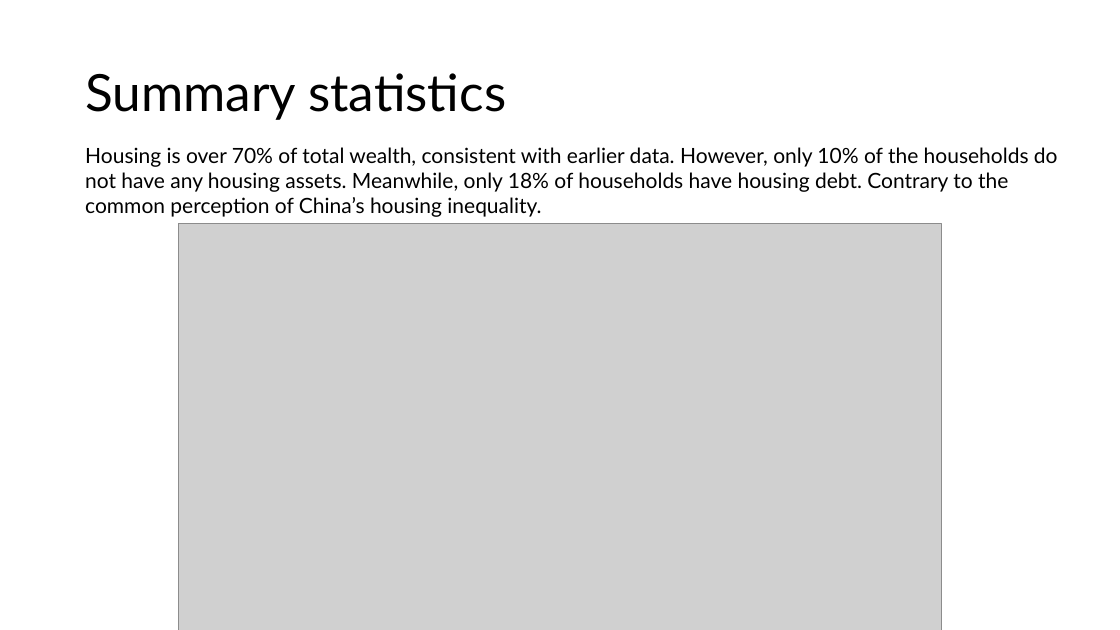
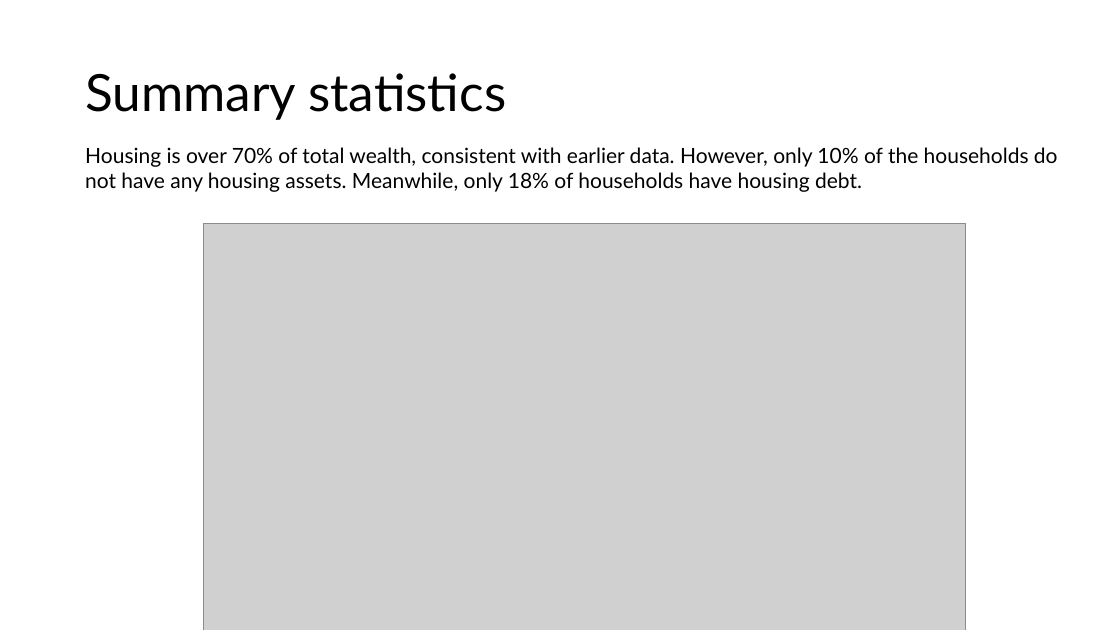
Before and after one commit to xcnecon/tom_final, a slide deck: slide 12 of presentation.pptx. Drawn at 1120x630 pixels with LibreOffice and Linux fonts; fonts in the diff are those of the drawing; grey boxes stand for pictures. Boxes give left, top, right and bottom in pixels: in the first picture for what was removed or moved away, otherwise in the second. Text is boxed around its words. In the diff, an @@ line names an element or a change of style, - is before the commit and + after.

```diff
--- a/presentation.pptx
+++ b/presentation.pptx
@@ text at box(85, 147, 1058, 192): text changed @@
-Housing is over 70% of total wealth, consistent with earlier data. However, only 10% of the households do not have any housing assets. Meanwhile, only 18% of households have housing debt. Contrary to the common perception of China’s housing inequality.
+Housing is over 70% of total wealth, consistent with earlier data. However, only 10% of the households do not have any housing assets. Meanwhile, only 18% of households have housing debt.
@@ picture: place and size @@
-picture at box(179, 223, 942, 630)
+picture at box(203, 223, 966, 630)
```
Also in this commit, not shown: 4 other slides changed.
